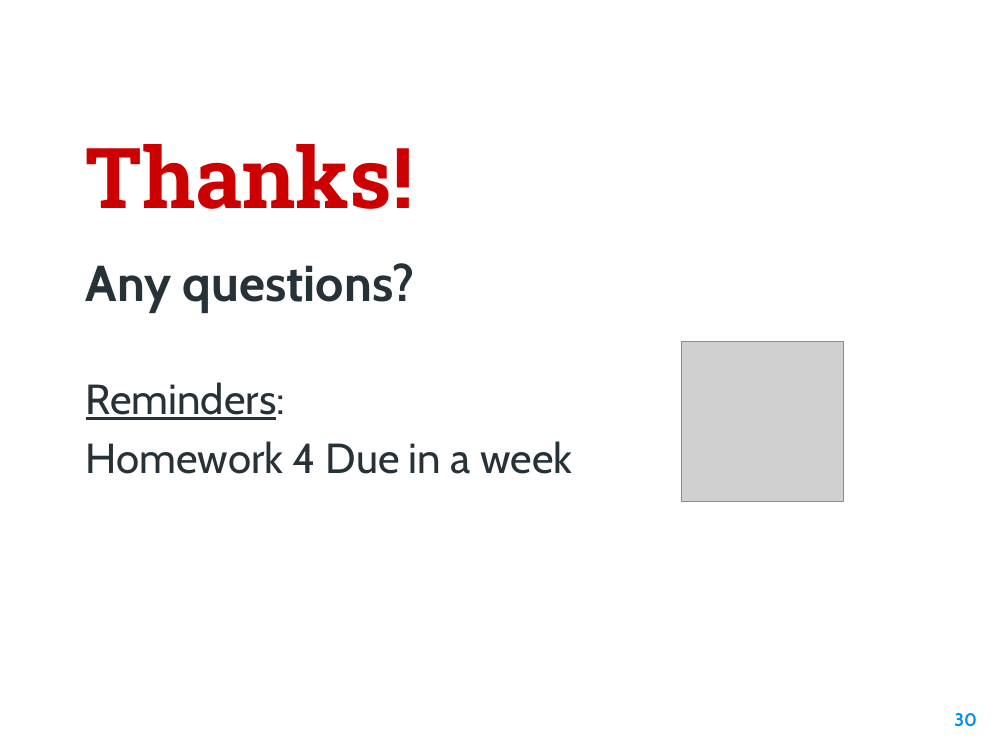
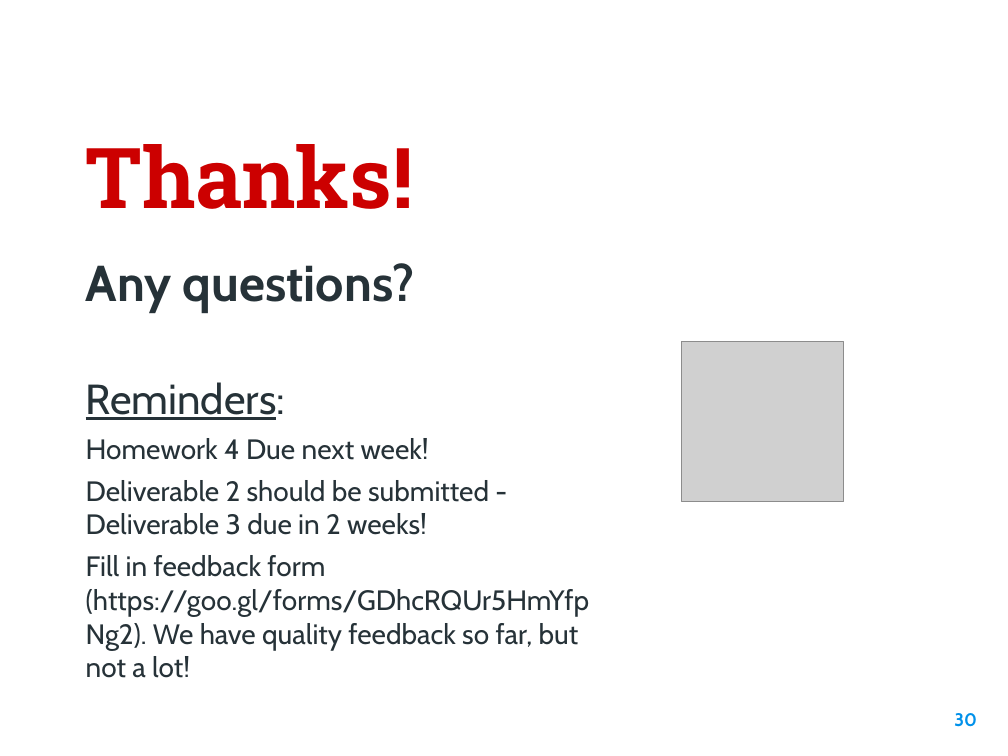
Before and after one commit to McGillAISociety/mais-bootcamp-w2019, a slide deck: slide 30 of Lecture-5/Lecture 5.pptx. Drawn at 1008x756 pixels with LibreOffice and Linux fonts; fonts in the diff are those of the drawing; grey boxes stand for pictures; background and template pictures are left out. Boxes give left, top, right and bottom in pixels: in the first picture for what was removed or moved away, otherwise in the second. Text is boxed around its words. In the diff, an @@ line names an element or a change of style, - is before the commit and + after.

```diff
--- a/Lecture-5/Lecture 5.pptx
+++ b/Lecture-5/Lecture 5.pptx
@@ text at bbox=[86, 438, 590, 678]: text changed; size 30 to 20 pt @@
-Homework 4 Due in a week
+Homework 4 Due next week!
+Deliverable 2 should be submitted - Deliverable 3 due in 2 weeks!
+Fill in feedback form (https://goo.gl/forms/GDhcRQUr5HmYfpNg2). We have quality feedback so far, but not a lot!
```
Also in this commit, not shown: 1 other slide changed, 1 other file.
